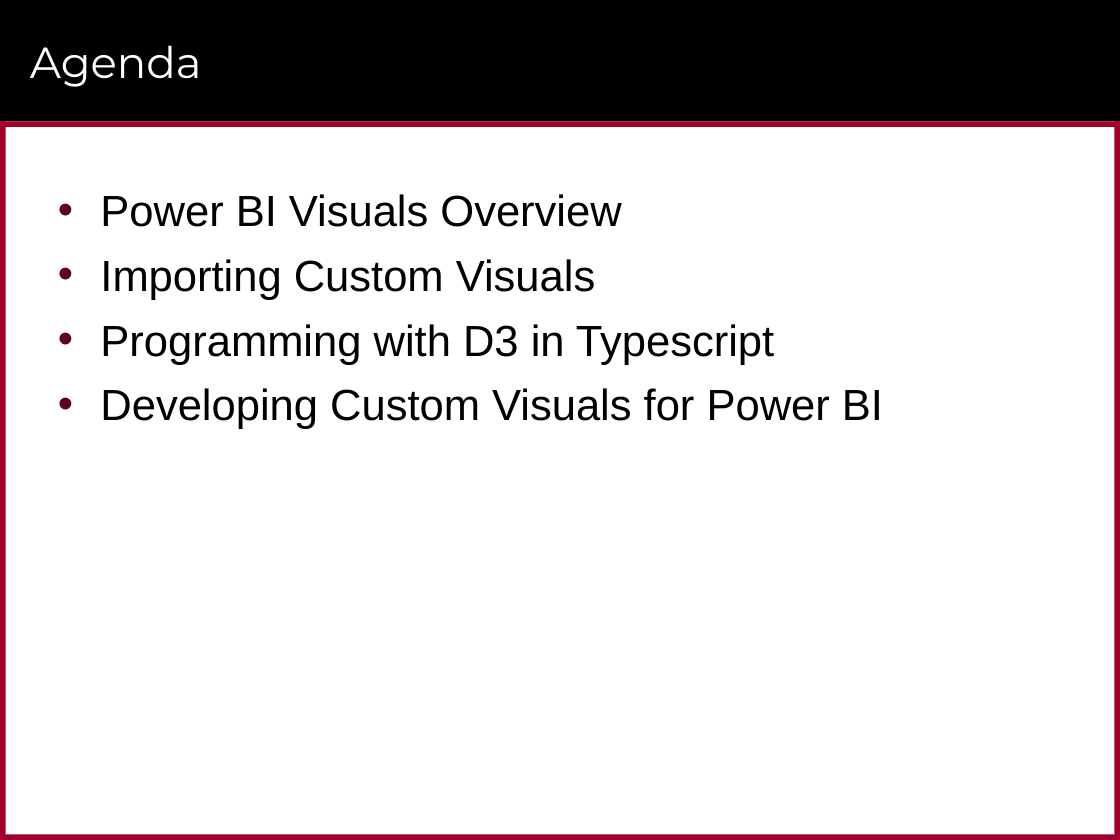
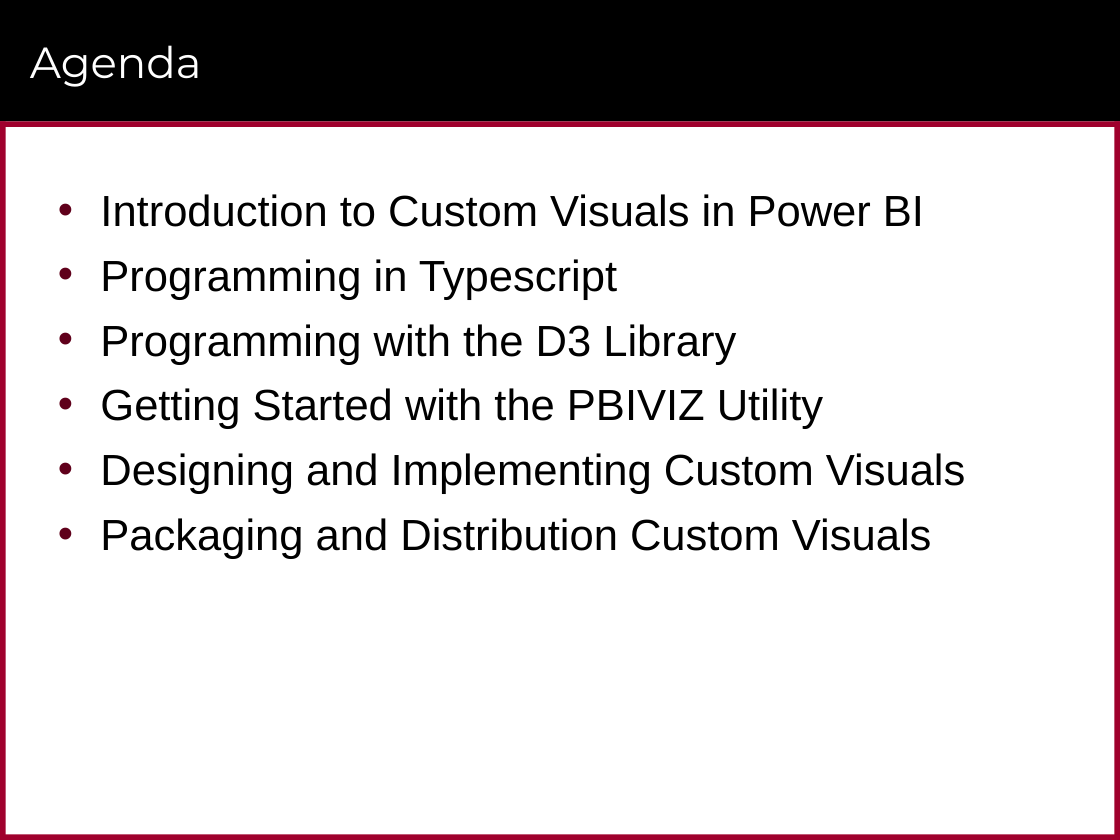
Before and after one commit to CriticalPathTraining/CustomVisualsForPowerBI, a slide deck: slide 3 of CustomVisualsForPowerBI.pptx (slide 2 before the commit). Drawn at 1120x840 pixels with LibreOffice and Linux fonts; fonts in the diff are those of the drawing; background and template pictures are left out. Boxes give left, top, right and bottom in pixels: in the first picture for what was removed or moved away, otherwise in the second. Text is boxed around its words. In the diff, an @@ line names an element or a change of style, - is before the commit and + after.

```diff
--- a/CustomVisualsForPowerBI.pptx
+++ b/CustomVisualsForPowerBI.pptx
@@ text at (100, 194, 966, 559): text changed @@
-• Power BI Visuals Overview
-• Importing Custom Visuals
-• Programming with D3 in Typescript
-• Developing Custom Visuals for Power BI
+• Introduction to Custom Visuals in Power BI
+• Programming in Typescript
+• Programming with the D3 Library
+• Getting Started with the PBIVIZ Utility
+• Designing and Implementing Custom Visuals
+• Packaging and Distribution Custom Visuals
```
Also in this commit, not shown: 7 other slides changed, 38 slides added, 12 slides removed.
